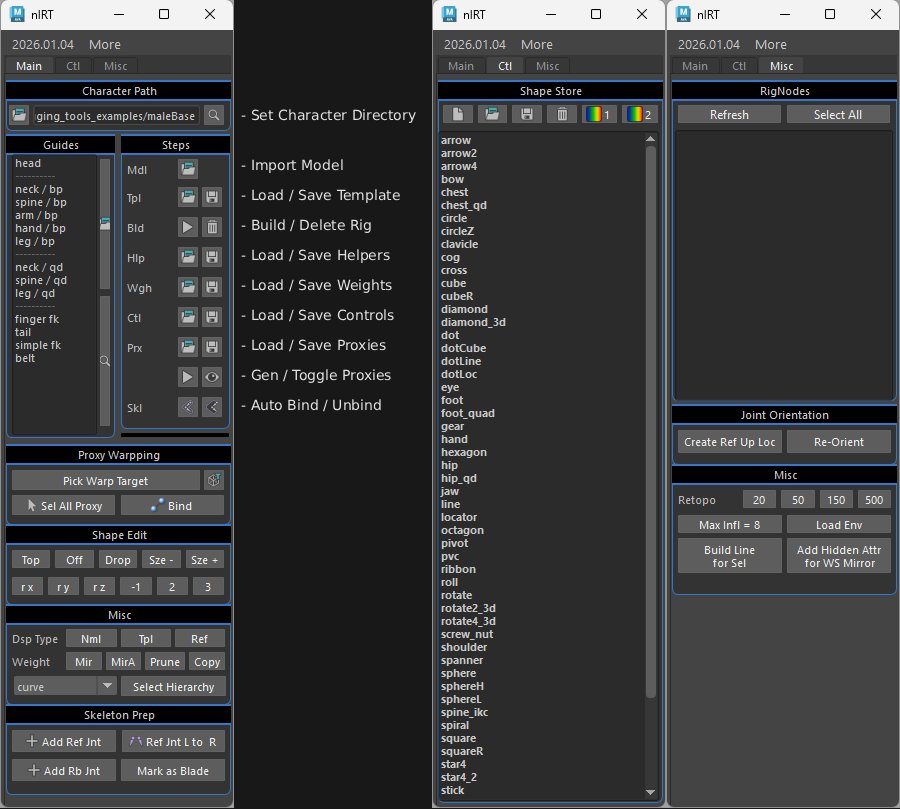
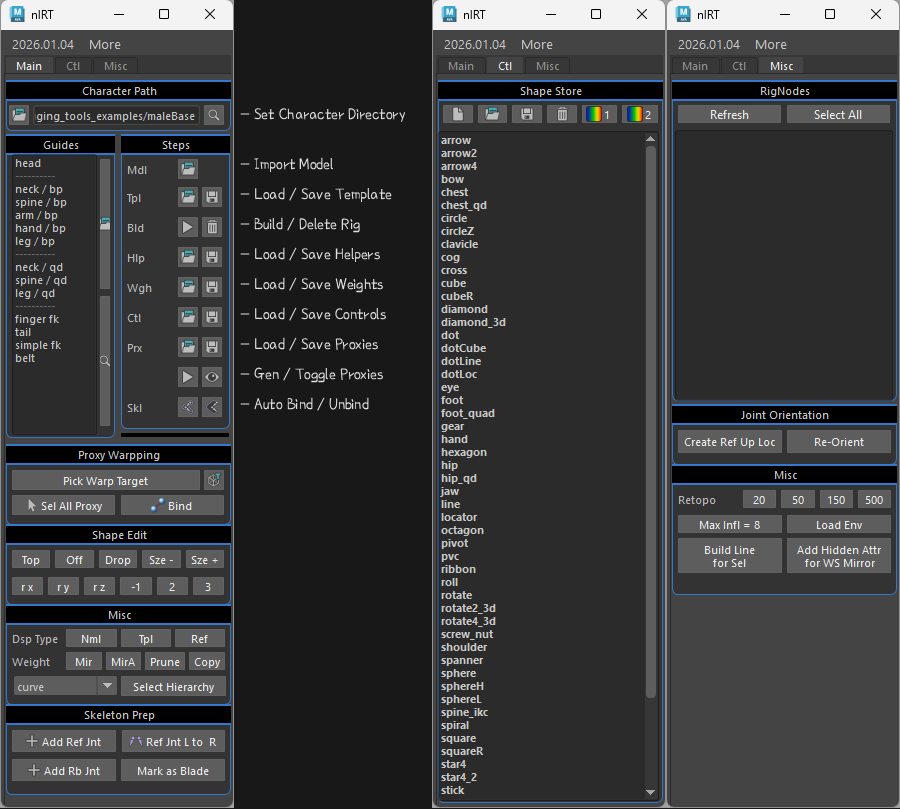
The second 900×809 image is a revision of the first. Changes to its layers:
painted on "Text copy" over (x1=240, y1=108, x2=416, y2=123)
painted on "Text" over (x1=240, y1=157, x2=400, y2=412)